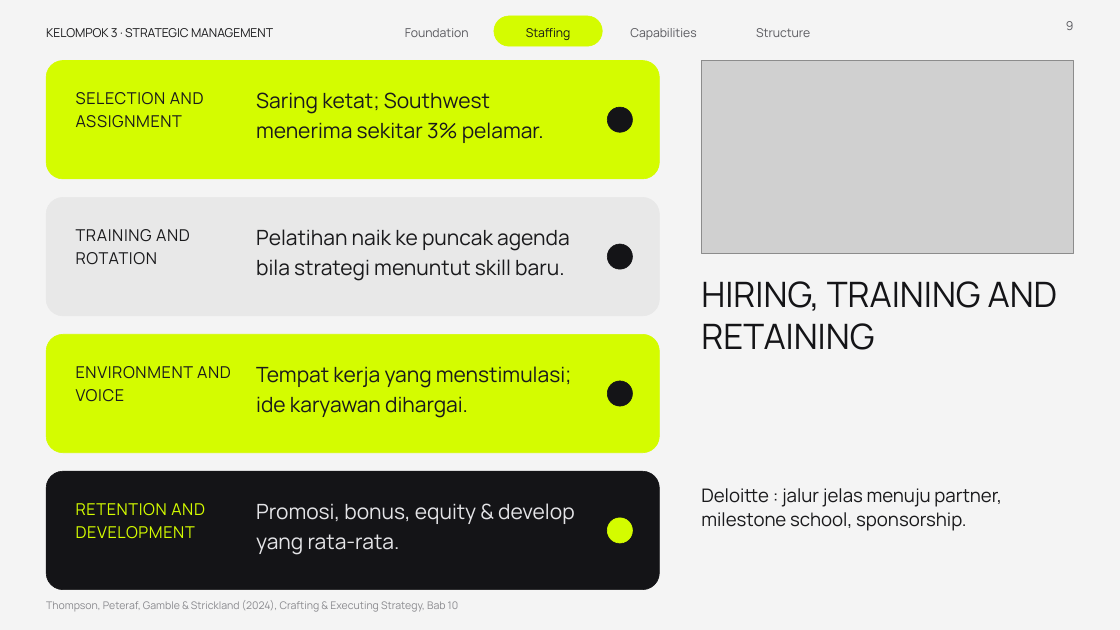
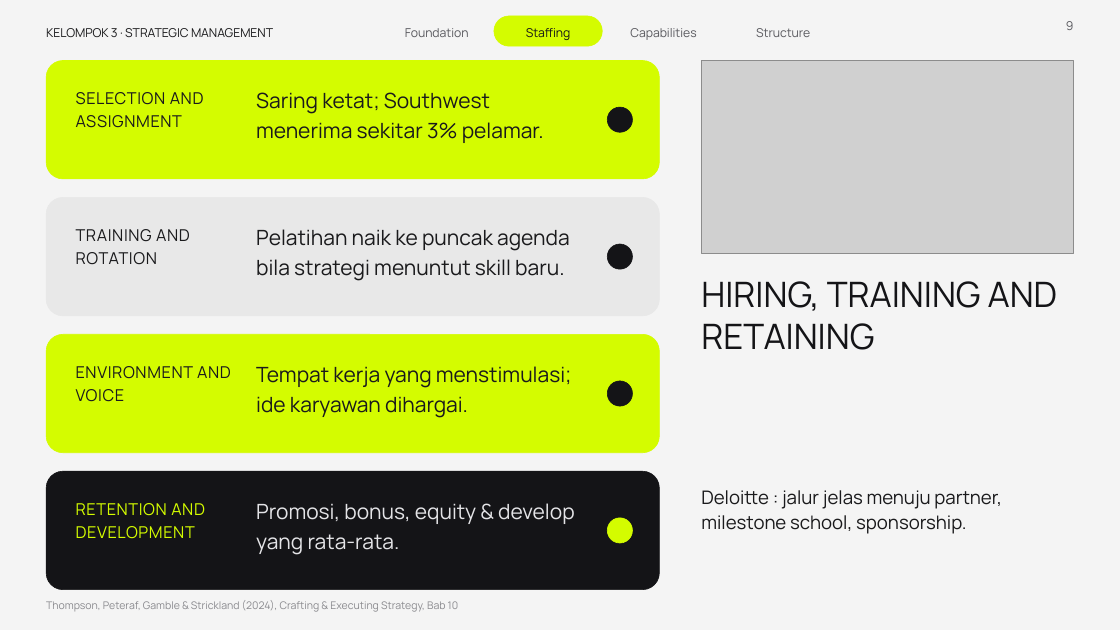
Before and after one commit to aslihabnuri/Dom-Manipulation, a slide deck: slide 9 of presentasi_ch10_kelompok3/SMJKT_Group 3_Aslih_Chapter 10 Strategy Execution.pptx. Drawn at 1120x630 pixels with LibreOffice and Linux fonts; fonts in the diff are those of the drawing; grey boxes stand for pictures; background and template pictures are left out. Boxes give left, top, right and bottom in pixels: in the first picture for what was removed or moved away, otherwise in the second. Text is boxed around its words. In the diff, an @@ line names an element or a change of style, - is before the commit and + after.

```diff
--- a/presentasi_ch10_kelompok3/SMJKT_Group 3_Aslih_Chapter 10 Strategy Execution.pptx
+++ b/presentasi_ch10_kelompok3/SMJKT_Group 3_Aslih_Chapter 10 Strategy Execution.pptx
@@ text "Deloitte : jalur jelas menuju ..." at (701,490,1002,534): line spacing 1.06 to 1.12 @@
```
Also in this commit, not shown: 9 other slides changed, 1 other file.
